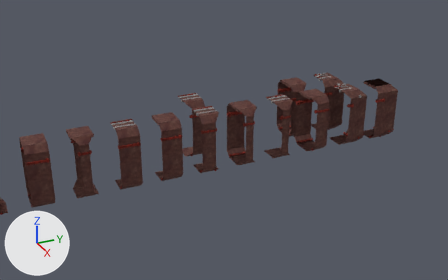
One commit to the glTF model assets/tilesets/extended-tileset.glb: the scene before it, then after it.
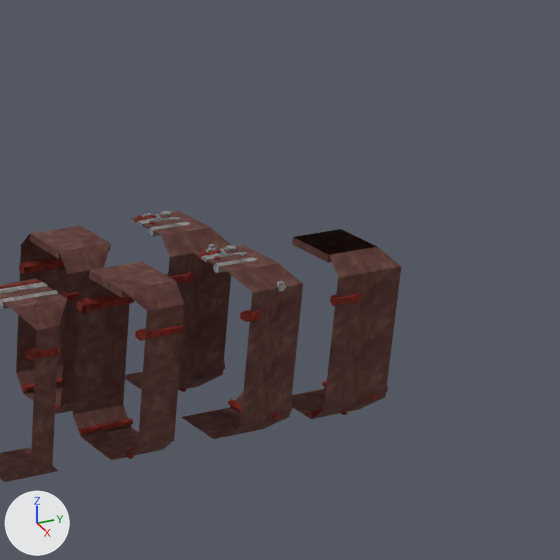
Old and new are each drawn from a camera (50 mm lens) standing at (25.53, 23.5, 14.05) and looking at (-3.4, 36.51, -0.41) and again close up on the part from 61% to 100% of the width and 2% to 65% of the height. Arrows for +X, +Y and +Z are at lower left; the lights stay in place. Where no turn or scale is listed for an object, it has been applied to the vertices.

In view in the first close-up: 'corridor-s-bend-col', 'hallway-corner-alt-col', 'hallway-corner-col', 'hallway-outer-corner-col', 'outer-corner-notched-alt-col', 'outer-corner-notched-col'.
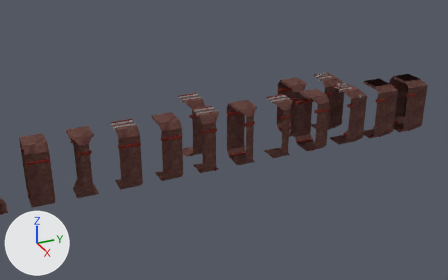
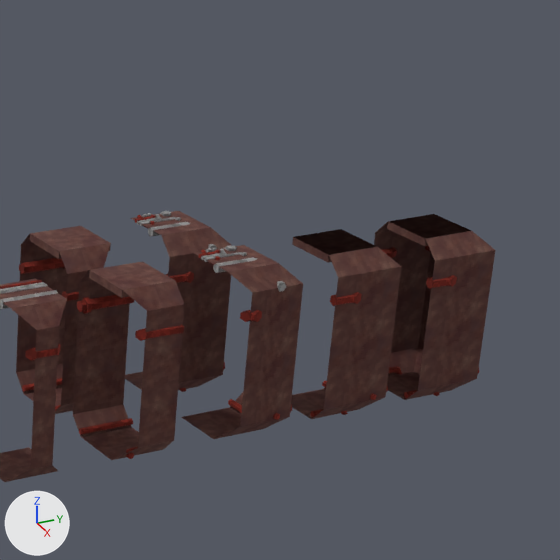
The change in detail:
Mesh me_plane_007 is new.
It has 184 vertices, 326 faces and spans x -0.86..0.86, y -0.5..0.87, z -0.02..3.0.
It uses material mat_material_002 (picture img_atlas).
Object 'hallway-cap-col' (ob_hallway_cap_col) is new; it shows me_plane_007.
Its location is (0.0, 46.0, 0.0).

Location of each change, [x1, y1, x2, y2] in pixels of the close-ups (560 x 560 px):
'hallway-cap-col', added (brown)
    after: [374, 214, 495, 400]
